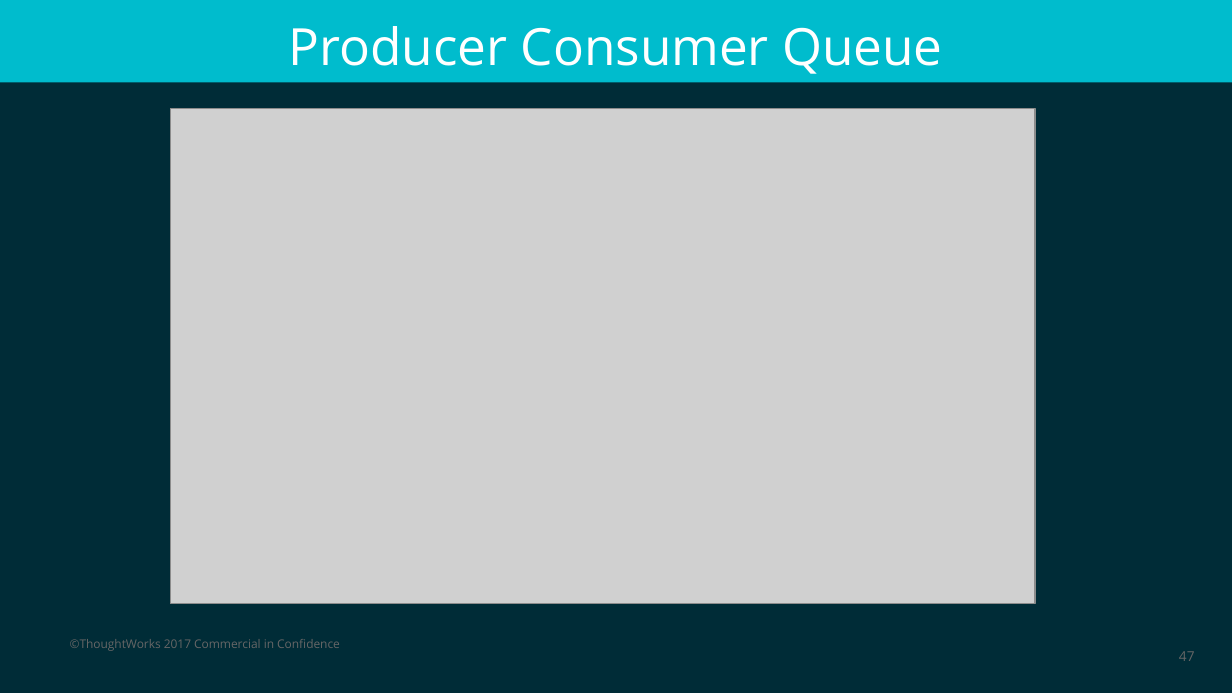
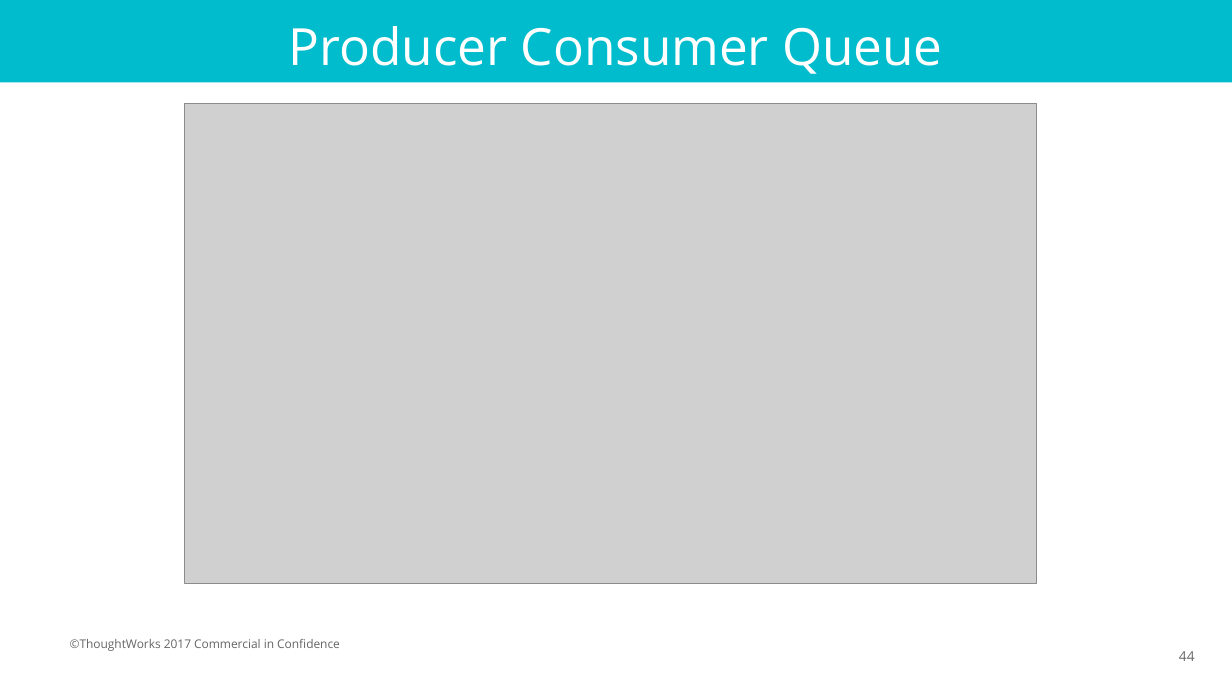
Before and after one commit to wilsontjhi/pycon-asia-2018, a slide deck: slide 44 of slides/Pycon 2018.pptx (slide 47 before the commit). Drawn at 1232x693 pixels with LibreOffice and Linux fonts; fonts in the diff are those of the drawing; grey boxes stand for pictures. Boxes give left, top, right and bottom in pixels: in the first picture for what was removed or moved away, otherwise in the second. Text is boxed around its words. In the diff, an @@ line names an element or a change of style, - is before the commit and + after.

Commit message:
Update slides to use white background

```diff
--- a/slides/Pycon 2018.pptx
+++ b/slides/Pycon 2018.pptx
@@ background #002C37 to #FFFFFF @@
@@ picture: place and size @@
-picture at bbox=[170, 108, 1035, 602]
+picture at bbox=[185, 103, 1036, 583]
@@ page number at bbox=[1179, 651, 1195, 661]: text changed @@
-47
+44
```
Also in this commit, not shown: 15 other slides changed, 1 slide removed, 3 other files.
